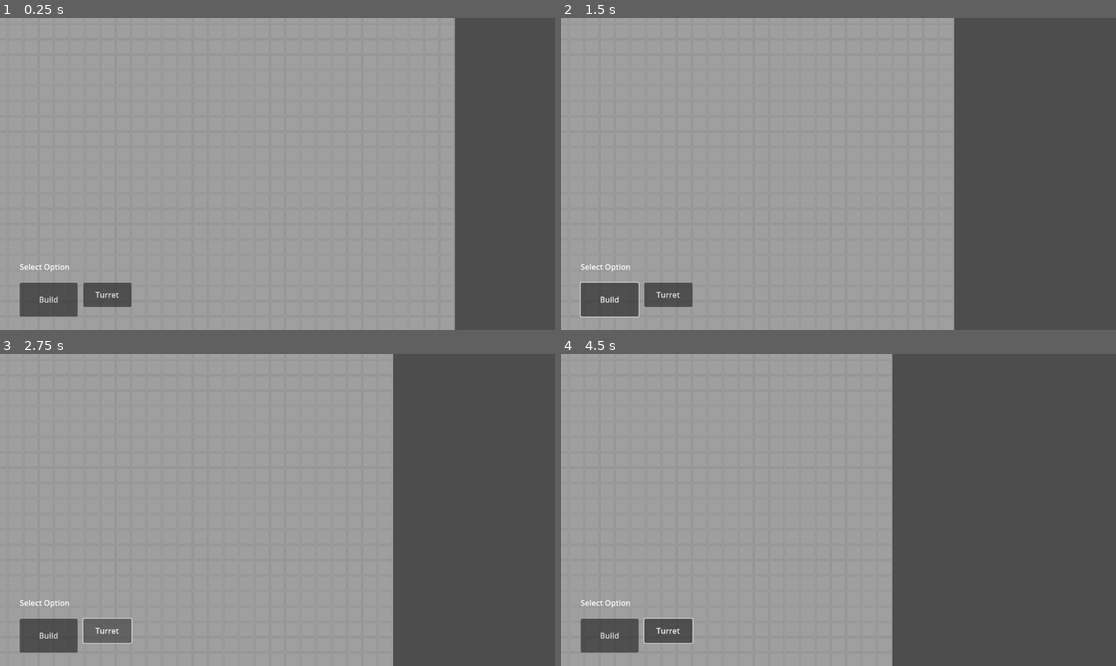
Above: before the commit, frames 1-4 (two rows, left to right).
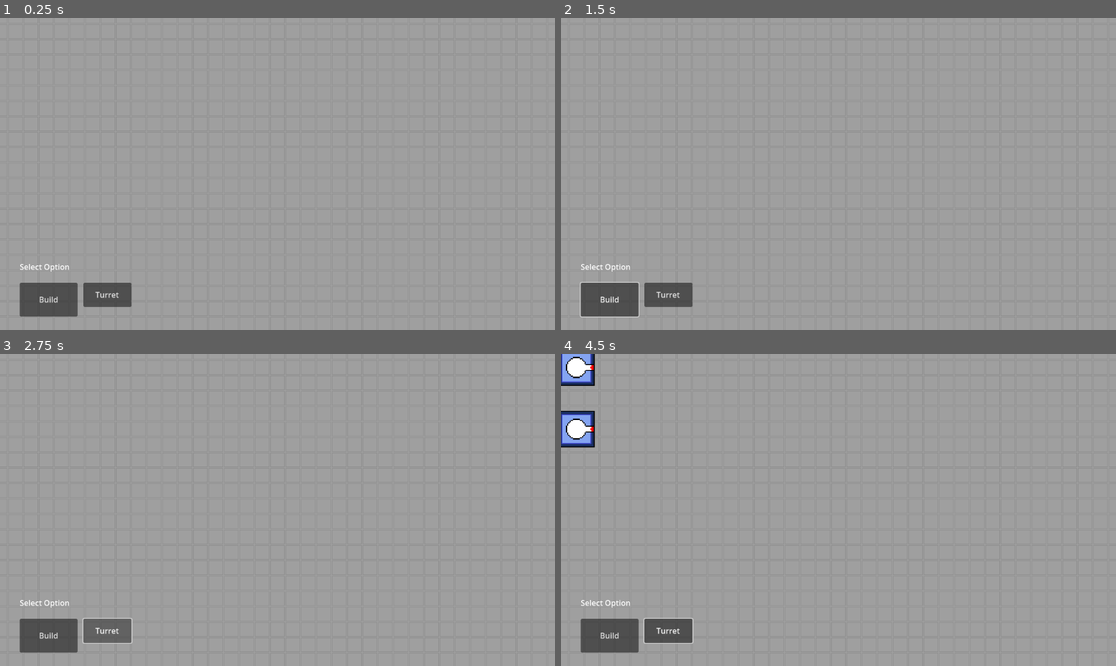
Above: after the commit, the same moments.

Repository: dwlee0802/BusinessTD
Game: Godot game, scene res://Scenes/game.tscn
Same seed, same stepped clock (60 frames per second), same inputs: the game is played once before the commit and once after it.
Inputs (mouse positions are in pixels of both pictures, inside the frame that each line leads up to):
- Up to frame 1 (0.25 s): no input
- Up to frame 2 (1.5 s): click "Build" at 0.5 s; tap Enter at 1.25 s; move the mouse to (577, 30) at 1.27 s; hold D from 1.28 s (still down); click (577, 30) at 1.42 s
- Up to frame 3 (2.75 s): release D at 2 s; click "Turret" at 2 s
- Up to frame 4 (4.5 s): tap Space at 2.75, 4.25 s; move the mouse to (577, 366) at 2.77 s; hold S 2.78-3.53 s; click (577, 366) at 2.92 s; tap Enter at 3.5 s; hold D 3.53-4.28 s; click (577, 366) at 3.67 s; hold W from 4.28 s (still down); click (577, 366) at 4.42 s

The runs differ from the first frame. In frame 1, 18% of the frame differs, in the area x 81-100%, y 0-100%; in frame 2, 29%; in frame 3, 29%; in frame 4, 42%, in the area x 0-100%, y 0-100%.

Commit message:
Implemented spawning buildings on map

Diff:
--- a/Scenes/game.gd
+++ b/Scenes/game.gd
@@ -12,9 +12,16 @@
 
 var mouseInUI: bool = false
 
+var homeBlock
+
+# how many tiles a building of type index takes up
+# 0: turret, 1: HQ
+var buildingSizeN = [3, 5]
+
+
 # Called when the node enters the scene tree for the first time.
 func _ready():
-	pass # Replace with function body.
+	homeBlock = get_node("MapBlock")
 
 
 # Called every frame. 'delta' is the elapsed time since the previous frame.
@@ -41,23 +48,65 @@
 
 		if waitingForBuildLocation:
 			if selectedTile == null:
-				print("No location selected. Cancelling.")
+				print("No location selected. Cancelling.\n")
 				waitingForBuildLocation = false
 			else:
-				print("Make turret at: ")
-				print(selectedTile, "\n")
+				var tiles = GetSquare(selectedTile, buildingSizeN[buildType])
+				if tiles == null:
+					print("No space to put turret there!\n")
+					waitingForBuildLocation = false
+				else:
+					# check if any of the tiles are located
+					for row in tiles:
+						for tile in row:
+							if tile.occupied == true:
+								print("Space already occupied!\n")
+								waitingForBuildLocation = false
+								return
+
+					# area is available for placing building
+					if buildType == 0:
+						var newTurret = turretScene.instantiate()
+						selectedTile.add_child(newTurret)
+
+						for row in tiles:
+							for tile in row:
+								tile.occupied = true
+
+						print("Spawned Turret at ", selectedTile)
+						waitingForBuildLocation = false
+						return
+
+
 
 
 # returns a list of tiles in a N x N square centered at center tile
 # if not possible, returns null
-func Get_Square(center, N):
+func GetSquare(center, N):
 	var output = []
-	var start = center
+	var col = center.col - int(N/2)
+	var row = center.row - int(N/2)
+	var topLeft
 
-	# go to top left corner
-	for i in range(N/2):
-		pass
+	if col < 0:
+		return null
+	if row < 0:
+		return null
 
+	topLeft = homeBlock.blockTiles[row][col]
+
+	for j in range(N):
+		var firstTileOfRow = topLeft
+		var oneRow = []
+
+		for i in range(N):
+			oneRow.append(firstTileOfRow)
+			firstTileOfRow = firstTileOfRow.rightTile
+
+		output.append(oneRow)
+		topLeft = topLeft.lowerTile
+
+	return output
 
 
 
--- a/Scenes/map_block.gd
+++ b/Scenes/map_block.gd
@@ -2,8 +2,8 @@
 
 class_name MapBlock
 
-@export var boardWidth = 30
-@export var boardHeight = 30
+@export var boardWidth = 50
+@export var boardHeight = 50
 
 # Size of a square tile's one side's length in pixels
 var initialTilesize = 32
@@ -15,6 +15,11 @@
 var blockTiles = []
 
 var camera
+
+var leftBlock
+var rightBlock
+var upperBlock
+var lowerBlock
 
 # Called when the node enters the scene tree for the first time.
 func _ready():
--- a/Scenes/tile.gd
+++ b/Scenes/tile.gd
@@ -5,6 +5,8 @@
 # Script to hold individual tile variables
 @export var col: int = 0
 @export var row: int = 0
+
+var occupied: bool = false
 
 var upperTile
 var lowerTile
--- a/Scenes/turret.tscn
+++ b/Scenes/turret.tscn
@@ -4,6 +4,8 @@
 [ext_resource type="Texture2D" uid="uid://eyhoq0erlceq" path="res://Art/turret_barrel.png" id="2_d7vnd"]
 
 [node name="Turret" type="Node2D"]
+z_index = 10
+scale = Vector2(2.4, 2.4)
 
 [node name="TurretBodySprite" type="Sprite2D" parent="."]
 texture_filter = 1
